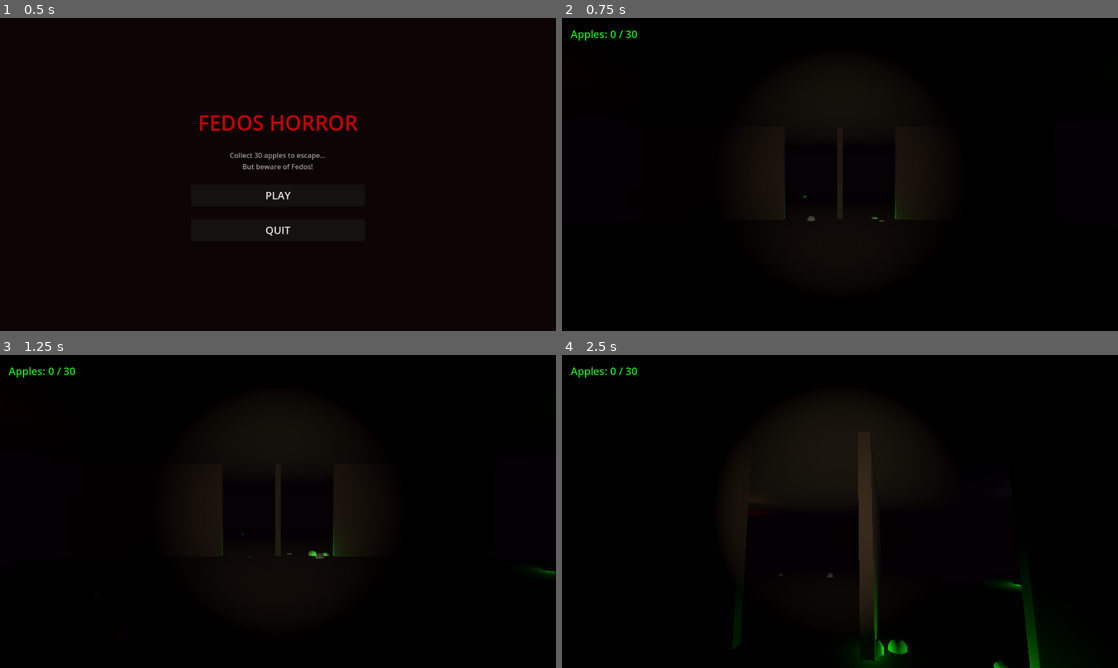
Above: before the commit, frames 1-4 (two rows, left to right).
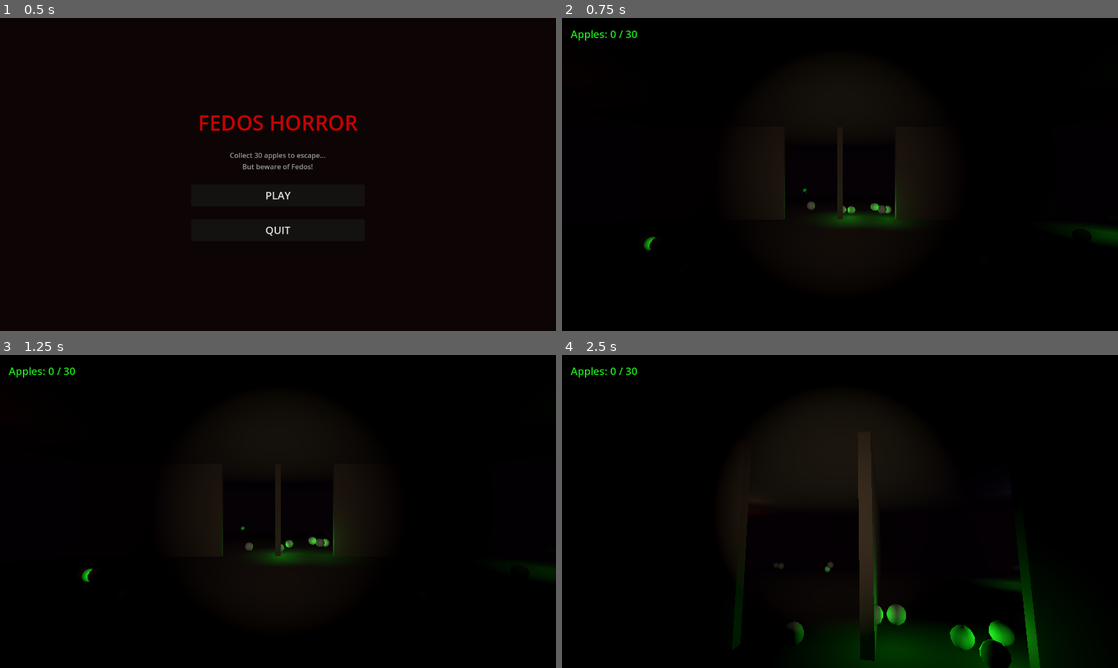
Above: after the commit, the same moments.

Repository: developer-SNOOP/WardenUpgradeMod
Game: Godot game, scene res://scenes/main_menu.tscn
Same seed, same stepped clock (60 frames per second), same inputs: the game is played once before the commit and once after it.
Inputs (mouse positions are in pixels of both pictures, inside the frame that each line leads up to):
- Up to frame 1 (0.5 s): no input
- Up to frame 2 (0.75 s): click "PLAY" at 0.5 s
- Up to frame 3 (1.25 s): no input
- Up to frame 4 (2.5 s): move the mouse to (867, 511) at 1.27 s; hold W (move_forward) from 1.28 s (still down); move the mouse to (812, 511) at 2.02 s

Frame 1 is identical in both runs. In frame 2, 1.0% of the frame differs, in the area x 14-100%, y 54-75%; in frame 3, 0.7%; in frame 4, 3.6%, in the area x 38-86%, y 66-100%.

Commit message:
Fix apple spawn position and speed-up warning on final apple
- Set apple position before adding to scene tree so start_y is correct
- Don't show 'FEDOS SPEEDS UP' warning on 30th (final) apple

Co-Authored-By: Амир Фазульжанов <fazulzanovamir5@gmail.com>

Diff:
--- a/FedosHorror/scripts/game_scene.gd
+++ b/FedosHorror/scripts/game_scene.gd
@@ -16,8 +16,8 @@
 	var apple_positions = _generate_apple_positions()
 	for pos in apple_positions:
 		var apple = apple_scene.instantiate()
+		apple.position = pos
 		nav_region.add_child(apple)
-		apple.global_position = pos
 
 func _generate_apple_positions() -> Array[Vector3]:
 	var positions: Array[Vector3] = []
--- a/FedosHorror/scripts/game_ui.gd
+++ b/FedosHorror/scripts/game_ui.gd
@@ -35,7 +35,7 @@
 
 func _on_apple_collected(count: int):
 	update_apple_count(count)
-	if count % 5 == 0 and count > 0:
+	if count % 5 == 0 and count > 0 and count < GameManager.total_apples:
 		speed_warning.visible = true
 		speed_warning.text = "FEDOS SPEEDS UP!"
 		warning_timer = 2.0
